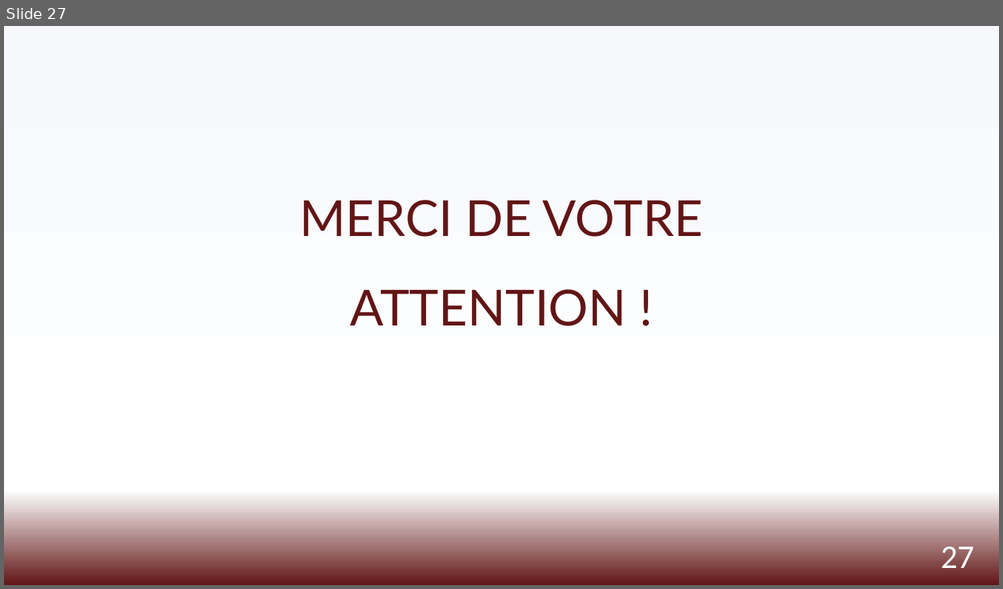
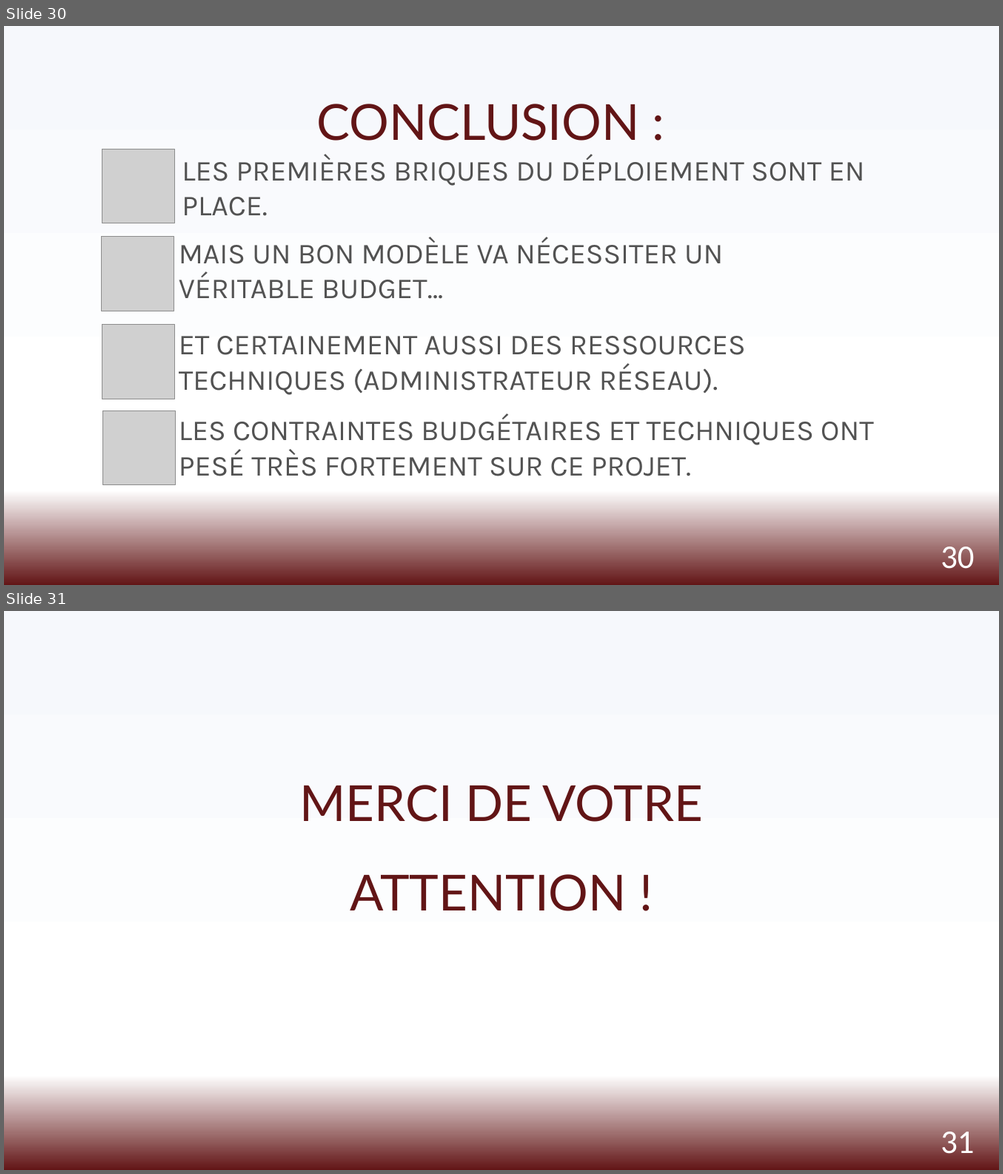
Before and after one commit to viviante79/Projet_8, a slide deck: Ors_Vivian_3_presentation_082022.pptx. Shown one above the other, each under a label of ours: slide 27 before the commit, slides 30 and 31 after it. The pictures are 1003x589 and 1003x1174 pixels, drawn with LibreOffice and Linux fonts; fonts in the diff are those of the drawing; grey boxes stand for pictures. Boxes give left, top, right and bottom in pixels: in the first picture for what was removed or moved away, otherwise in the second. Text is boxed around its words. In the diff, an @@ line names an element or a change of style, - is before the commit and + after.

```diff
--- a/Ors_Vivian_3_presentation_082022.pptx
+++ b/Ors_Vivian_3_presentation_082022.pptx
@@ slide 30 added at [4, 26, 999, 585], background gradient #F6F8FC to #FFFFFF to #621516 @@
@@ text added at [316, 104, 639, 141], 48 pt, text #621516 @@
+CONCLUSION :
@@ picture added at [102, 149, 174, 224] @@
@@ text added at [182, 155, 865, 216], 28 pt, text #525252 @@
+LES PREMIÈRES BRIQUES DU DÉPLOIEMENT SONT EN PLACE.
@@ picture added at [101, 236, 173, 311] @@
@@ text added at [179, 238, 723, 299], 28 pt, text #525252 @@
+MAIS UN BON MODÈLE VA NÉCESSITER UN VÉRITABLE BUDGET…
@@ picture added at [102, 325, 174, 400] @@
@@ text added at [179, 336, 745, 395], 28 pt, text #525252 @@
+ET CERTAINEMENT AUSSI DES RESSOURCES TECHNIQUES (ADMINISTRATEUR RÉSEAU).
@@ picture added at [103, 411, 176, 486] @@
@@ text added at [179, 415, 874, 477], 28 pt, text #525252 @@
+LES CONTRAINTES BUDGÉTAIRES ET TECHNIQUES ONT PESÉ TRÈS FORTEMENT SUR CE PROJET.
@@ page number added at [940, 547, 973, 577], 32 pt, text #FFFFFF @@
+30
@@ what was slide 27 is now slide 31 @@
@@ page number at [940, 1132, 973, 1162]: text changed @@
-27
+31
```
Also in this commit, not shown: 1 slide changed, 4 other slides added, 1 slide removed.
